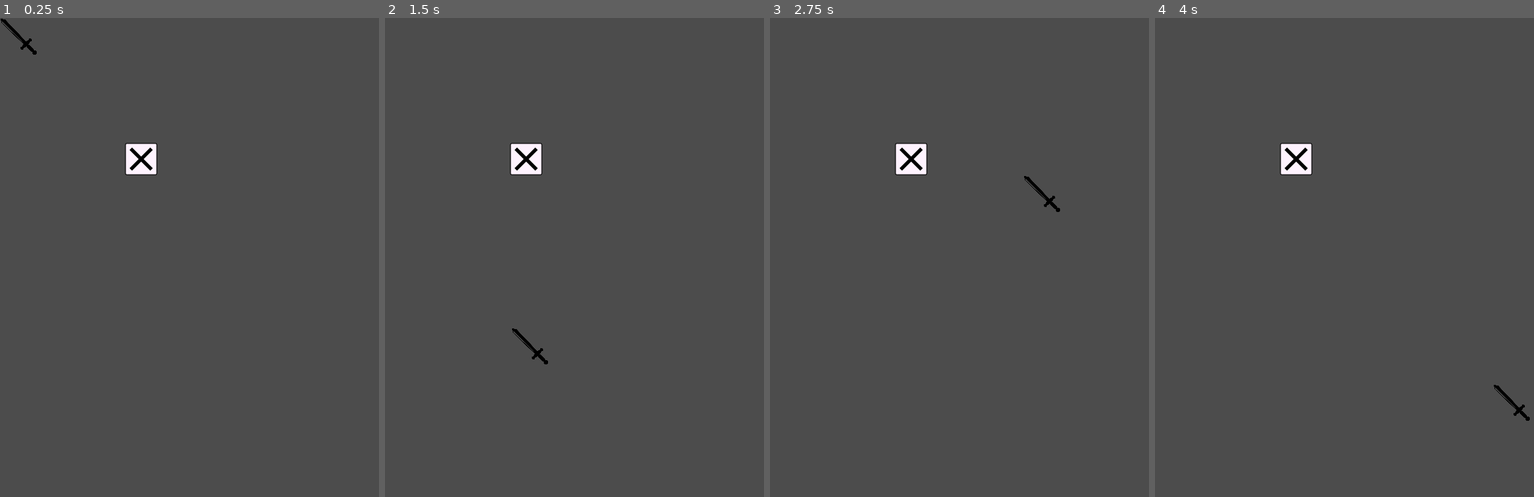
Above: before the commit, frames 1-4 (left to right).
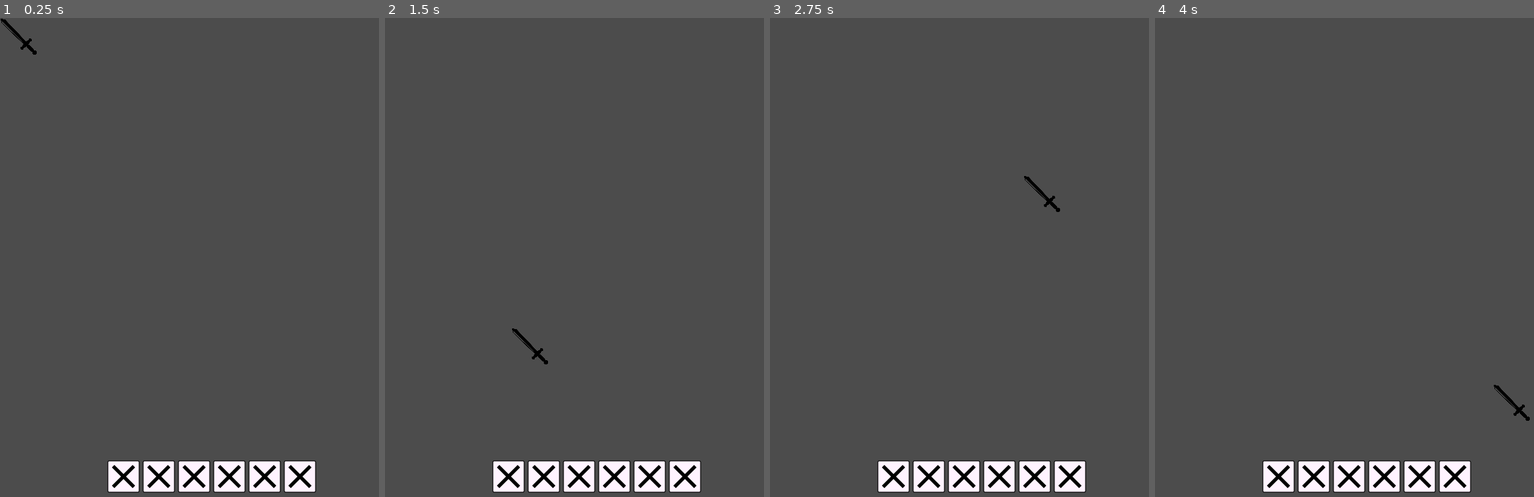
Above: after the commit, the same moments.

Repository: mraich/lantern
Game: Godot game, scene res://scenes/world.tscn
The game is run twice, just before and just after one commit, with the same random seed, the same clock (stepped at 60 frames per second) and the same inputs.
Inputs (mouse positions are in pixels of both pictures, inside the frame that each line leads up to):
- Up to frame 1 (0.25 s): no input
- Up to frame 2 (1.5 s): tap Enter at 0.5 s; move the mouse to (688, 271) at 0.52 s; hold Right mouse button (right_click) 0.53-1.28 s; click (688, 271) at 0.67 s; tap Space at 1.25 s; move the mouse to (513, 329) at 1.27 s; right-click (513, 329) at 1.35 s; click (513, 329) at 1.42 s
- Up to frame 3 (2.75 s): tap Enter at 2 s; move the mouse to (1023, 176) at 2.02 s; hold Right mouse button (right_click) from 2.03 s (still down); click (1023, 176) at 2.17 s
- Up to frame 4 (4 s): tap Space at 2.75 s; move the mouse to (1344, 410) at 2.77 s; release Right mouse button (right_click) at 2.78 s; right-click (1344, 410) at 2.85 s; click (1344, 410) at 2.92 s; tap Enter at 3.5 s; move the mouse to (1492, 386) at 3.52 s; hold Right mouse button (right_click) from 3.53 s (still down); click (1492, 386) at 3.67 s

The runs differ from the first frame. In frame 1, 4.0% of the frame differs, in the area x 28-84%, y 26-100%; in frame 2, 4.0%; in frame 3, 4.0%; in frame 4, 4.0%.

Commit message:
World:: A Puzzle használata helyett mostantól a PuzzleContainer-t használjuk.

Diff:
--- a/scenes/world.tscn
+++ b/scenes/world.tscn
@@ -2,7 +2,7 @@
 
 [ext_resource path="res://scripts/world.gd" type="Script" id=1]
 [ext_resource path="res://scenes/container/dice_container.tscn" type="PackedScene" id=2]
-[ext_resource path="res://scenes/dice/puzzle.tscn" type="PackedScene" id=3]
+[ext_resource path="res://scenes/container/puzzle_container.tscn" type="PackedScene" id=3]
 [ext_resource path="res://scenes/cursor/cursor.tscn" type="PackedScene" id=4]
 
 [node name="world" type="Node2D"]
@@ -14,7 +14,10 @@
 margin_right = 200.0
 margin_bottom = 100.0
 
-[node name="puzzle" parent="." instance=ExtResource( 3 )]
-position = Vector2( 200, 200 )
+[node name="puzzle_container" parent="." instance=ExtResource( 3 )]
+margin_left = 300.0
+margin_top = 600.0
+margin_right = 300.0
+margin_bottom = 600.0
 
 [node name="cursor" parent="." instance=ExtResource( 4 )]
